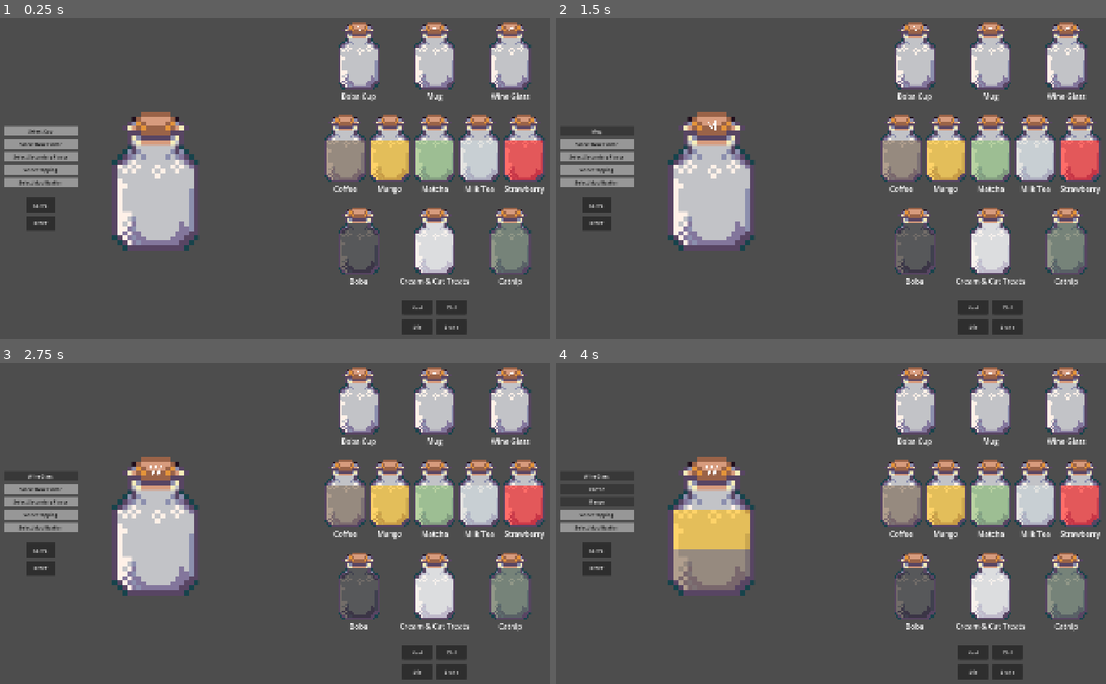
Above: before the commit, frames 1-4 (two rows, left to right).
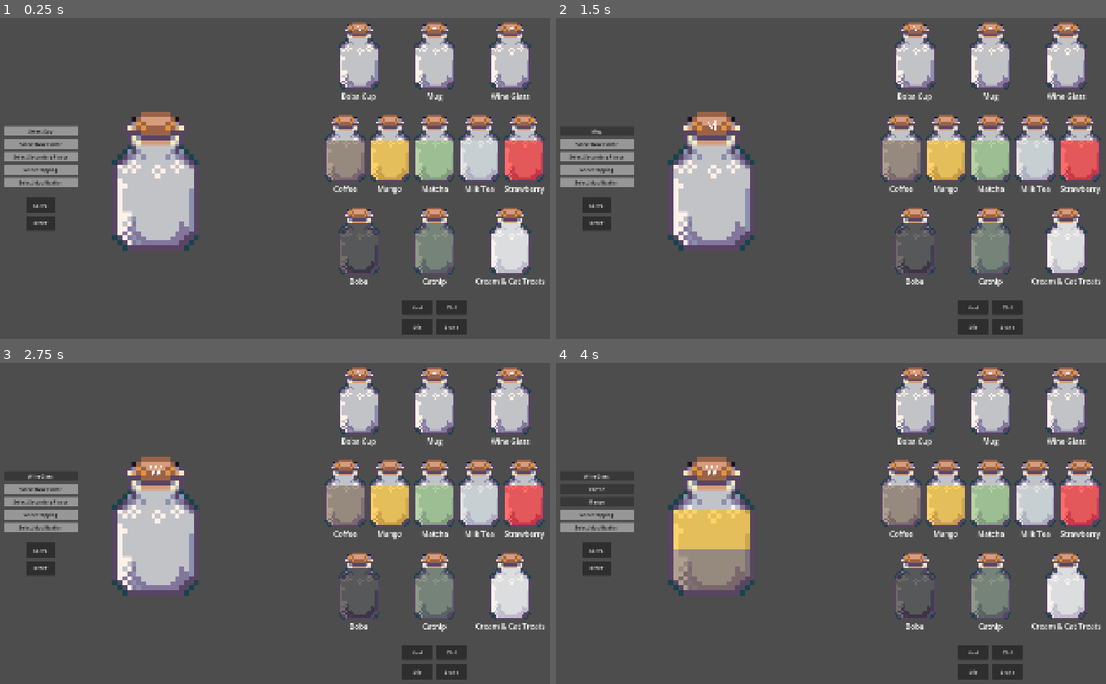
Above: after the commit, the same moments.

Repository: Coffee-and-Team-Spirit/Stray-Signals
Game: Godot game, scene res://drink_mini_game.tscn
Two runs of this game, one before a commit and one after it. Both use one fixed random seed, a clock stepped at 60 frames per second and the inputs below.
Inputs:
- Up to frame 1 (0.25 s): no input
- Up to frame 2 (1.5 s): click "Boba Cup" at 0.5 s; click "Mug" at 1.25 s
- Up to frame 3 (2.75 s): click "Wine Glass" at 2 s
- Up to frame 4 (4 s): click "Coffee" at 2.75 s; click "Mango" at 3.5 s

The runs differ from the first frame. In frame 1, 2.2% of the frame differs, in the area x 72-100%, y 63-84%; in frame 2, 2.2%; in frame 3, 2.2%; in frame 4, 2.2%.

Commit message:
feat: :sparkles: add pour mechanic for flavors

Diff:
--- /dev/null
+++ b/stray-signals/cup_display_drop.gd
@@ -0,0 +1,25 @@
+extends Control
+
+
+func _can_drop_data(position, data):
+	print("CAN DROP FIRED:", data)
+	if data.to_snake_case().begins_with("flavor_"):
+		var drink_mini_game = get_tree().get_root().find_child("DrinkMiniGame", true, false)
+
+		if drink_mini_game:
+			drink_mini_game.is_flavor_hovering = true
+			drink_mini_game.current_hovered_flavor = data.to_snake_case().replace("flavor_", "")
+
+			if drink_mini_game.is_pouring_action && not drink_mini_game.is_pouring_flavor:
+				drink_mini_game.start_pouring(drink_mini_game.current_hovered_flavor)
+			return true
+	return false
+
+
+func _drop_data(position, data):
+	var drink_mini_game = get_tree().get_root().find_child("DrinkMiniGame", true, false)
+	if drink_mini_game:
+		print("Dropped:", data)
+		var flavor_name = data.to_snake_case().replace("flavor_", "")
+		drink_mini_game.is_flavor_hovering = true
+		drink_mini_game.current_hovered_flavor = flavor_name
--- a/stray-signals/drink_mini_game.gd
+++ b/stray-signals/drink_mini_game.gd
@@ -7,6 +7,7 @@
 var chosen_flavors : Array = []
 var chosen_topping : String = ""
 var chosen_modification : String = ""
+var next_index := 0 # track what flavor layer the player is on
 
 # Target drink, filled with a test drink for now
 var target_drink = {
@@ -16,6 +17,19 @@
 	"modification": "shake"
 }
 
+# Drag and pour with action key P
+var is_dragging_flavor : bool = false # track ingredient dragging
+var is_flavor_hovering : bool = false # track flavor hovering above cup
+var current_hovered_flavor : String = "" # track what flavor is hovering
+var is_pouring_flavor : bool = false # game state
+var is_pouring_action : bool = false # action key P
+
+var pour_flavor : String = ""
+var pour_amount : float = 0.0
+var pour_stage : int = 0
+
+const POUR_TIME : float = 0.2
+
 
 func _on_cup_button_pressed(button_path: NodePath):
 	var button = get_node(button_path)
@@ -48,7 +62,6 @@
 	print(chosen_cup)
 
 
-var next_index := 0
 func select_flavor(flavor_name):
 	if chosen_flavors.size() < 2:
 		chosen_flavors.append(flavor_name)
@@ -57,7 +70,7 @@
 		next_index = 1 - next_index
 	update_cup_display()
 	update_drink_components_display()
-	print(chosen_flavors)
+	print("CHOSEN FLAVORS: ", chosen_flavors)
 
 
 func select_topping(topping_name):
@@ -192,15 +205,53 @@
 	chosen_topping = ""
 	chosen_modification = ""
 
-	update_cup_display()
-	update_drink_components_display()
-
-
-# Called when the node enters the scene tree for the first time.
-func _ready() -> void:
-	pass # Replace with function body.
-
-
-# Called every frame. 'delta' is the elapsed time since the previous frame.
-func _process(delta: float) -> void:
-	pass
+	pour_stage = 0
+
+	update_cup_display()
+	update_drink_components_display()
+
+
+func start_pouring(flavor : String):
+	is_pouring_flavor = true
+	pour_flavor = flavor
+	pour_amount = 0.0
+	pour_stage = 0
+	print("Pouring flavor: ", pour_flavor)
+
+
+func _process(delta):
+	is_pouring_action = Input.is_action_pressed("pour_flavor")
+
+	if is_pouring_action && is_flavor_hovering && not is_pouring_flavor:
+			start_pouring(current_hovered_flavor)
+
+	if is_pouring_flavor and is_pouring_action:
+		pour_amount += delta
+
+		var required_pour_time = POUR_TIME if pour_stage == 0 else POUR_TIME * 2
+		if pour_amount >= required_pour_time:
+			finish_pouring()
+
+
+func finish_pouring():
+	if pour_stage == 0:
+		next_index = 0
+		select_flavor(pour_flavor)
+		pour_stage = 1;
+		pour_amount = 0.0
+
+		if not is_pouring_action:
+			is_pouring_flavor = false
+
+		print("BASE FLAVOR: ", pour_flavor)
+	else:
+		next_index = 1
+		select_flavor(pour_flavor)
+		pour_stage = 0;
+		pour_amount = 0.0
+
+		is_pouring_flavor = false
+		is_pouring_action = false
+		print("SECONDARY FLAVOR: ", pour_flavor)
+
+	print("FINISH POURING: ", chosen_flavors)
--- a/stray-signals/drink_mini_game.tscn
+++ b/stray-signals/drink_mini_game.tscn
@@ -5,6 +5,7 @@
 [ext_resource type="Texture2D" uid="uid://cx803hothqib7" path="res://art/cups/empty_cup_mug.png" id="2_1a4ix"]
 [ext_resource type="Texture2D" uid="uid://d3l7spk8fxpi5" path="res://art/cups/empty_cup_wine_glass.png" id="3_4ybsq"]
 [ext_resource type="Texture2D" uid="uid://b0ks6b18uhdsf" path="res://art/ingredients/ingredient_coffee.png" id="4_cgw06"]
+[ext_resource type="Script" uid="uid://o7hmrsu5brlx" path="res://flavor_button_pour.gd" id="5_1ck7w"]
 [ext_resource type="Texture2D" uid="uid://btl5tkmiio1re" path="res://art/ingredients/ingredient_mango.png" id="5_nrfi6"]
 [ext_resource type="Texture2D" uid="uid://dg47jfvwy0ic5" path="res://art/ingredients/ingredient_matcha.png" id="6_dqtyw"]
 [ext_resource type="Texture2D" uid="uid://c35frs4ecjsys" path="res://art/ingredients/ingredient_milk_tea.png" id="7_i647u"]
@@ -14,6 +15,7 @@
 [ext_resource type="Texture2D" uid="uid://cof8hgx2vd0dw" path="res://art/ingredients/ingredient_catnip.png" id="11_3cihv"]
 [ext_resource type="StyleBox" uid="uid://d16gnpc5j64h7" path="res://ui/drink_components_panel.tres" id="13_1ck7w"]
 [ext_resource type="Texture2D" uid="uid://cb2m4871ckl5y" path="res://art/cups/empty_cup.png" id="13_i647u"]
+[ext_resource type="Script" uid="uid://dlut1ikn4tx6h" path="res://cup_display_drop.gd" id="15_okdn2"]
 
 [sub_resource type="StyleBoxEmpty" id="StyleBoxEmpty_vlrg8"]
 content_margin_top = 5.0
@@ -161,6 +163,7 @@
 texture_normal = ExtResource("4_cgw06")
 ignore_texture_size = true
 stretch_mode = 0
+script = ExtResource("5_1ck7w")
 
 [node name="RichTextLabel" type="RichTextLabel" parent="PlayerComponents/FlavorSelector/Coffee/FlavorCoffee" unique_id=1112100249]
 custom_minimum_size = Vector2(20, 20)
@@ -187,6 +190,7 @@
 texture_normal = ExtResource("5_nrfi6")
 ignore_texture_size = true
 stretch_mode = 0
+script = ExtResource("5_1ck7w")
 
 [node name="RichTextLabel" type="RichTextLabel" parent="PlayerComponents/FlavorSelector/Mango/FlavorMango" unique_id=902840133]
 custom_minimum_size = Vector2(20, 20)
@@ -214,6 +218,7 @@
 texture_normal = ExtResource("6_dqtyw")
 ignore_texture_size = true
 stretch_mode = 0
+script = ExtResource("5_1ck7w")
 
 [node name="RichTextLabel" type="RichTextLabel" parent="PlayerComponents/FlavorSelector/Matcha/FlavorMatcha" unique_id=678070690]
 custom_minimum_size = Vector2(20, 20)
@@ -240,6 +245,7 @@
 texture_normal = ExtResource("7_i647u")
 ignore_texture_size = true
 stretch_mode = 0
+script = ExtResource("5_1ck7w")
 
 [node name="RichTextLabel" type="RichTextLabel" parent="PlayerComponents/FlavorSelector/MilkTea/FlavorMilkTea" unique_id=359524067]
 custom_minimum_size = Vector2(20, 20)
@@ -266,6 +272,7 @@
 texture_normal = ExtResource("8_1ck7w")
 ignore_texture_size = true
 stretch_mode = 0
+script = ExtResource("5_1ck7w")
 
 [node name="RichTextLabel" type="RichTextLabel" parent="PlayerComponents/FlavorSelector/Strawberry/FlavorStrawberry" unique_id=133307959]
 custom_minimum_size = Vector2(20, 20)
@@ -313,6 +320,32 @@
 text = "Boba"
 horizontal_alignment = 1
 
+[node name="Catnip" type="VBoxContainer" parent="PlayerComponents/ToppingSelector" unique_id=1658762002]
+layout_mode = 2
+
+[node name="ToppingCatnip" type="TextureButton" parent="PlayerComponents/ToppingSelector/Catnip" unique_id=1805034688]
+custom_minimum_size = Vector2(250, 250)
+layout_mode = 2
+texture_normal = ExtResource("11_3cihv")
+ignore_texture_size = true
+stretch_mode = 0
+
+[node name="RichTextLabel" type="RichTextLabel" parent="PlayerComponents/ToppingSelector/Catnip/ToppingCatnip" unique_id=1403553382]
+custom_minimum_size = Vector2(20, 20)
+layout_mode = 1
+anchors_preset = 12
+anchor_top = 1.0
+anchor_right = 1.0
+anchor_bottom = 1.0
+offset_top = -7.0
+offset_bottom = 36.0
+grow_horizontal = 2
+grow_vertical = 0
+theme_override_font_sizes/normal_font_size = 25
+theme_override_styles/normal = SubResource("StyleBoxEmpty_0yecb")
+text = "Catnip"
+horizontal_alignment = 1
+
 [node name="CreamAndCatTreats" type="VBoxContainer" parent="PlayerComponents/ToppingSelector" unique_id=1189657040]
 layout_mode = 2
 
@@ -338,32 +371,6 @@
 theme_override_font_sizes/normal_font_size = 25
 theme_override_styles/normal = SubResource("StyleBoxEmpty_a01rs")
 text = "Cream & Cat Treats"
-horizontal_alignment = 1
-
-[node name="Catnip" type="VBoxContainer" parent="PlayerComponents/ToppingSelector" unique_id=1658762002]
-layout_mode = 2
-
-[node name="ToppingCatnip" type="TextureButton" parent="PlayerComponents/ToppingSelector/Catnip" unique_id=1805034688]
-custom_minimum_size = Vector2(250, 250)
-layout_mode = 2
-texture_normal = ExtResource("11_3cihv")
-ignore_texture_size = true
-stretch_mode = 0
-
-[node name="RichTextLabel" type="RichTextLabel" parent="PlayerComponents/ToppingSelector/Catnip/ToppingCatnip" unique_id=1403553382]
-custom_minimum_size = Vector2(20, 20)
-layout_mode = 1
-anchors_preset = 12
-anchor_top = 1.0
-anchor_right = 1.0
-anchor_bottom = 1.0
-offset_top = -7.0
-offset_bottom = 36.0
-grow_horizontal = 2
-grow_vertical = 0
-theme_override_font_sizes/normal_font_size = 25
-theme_override_styles/normal = SubResource("StyleBoxEmpty_0yecb")
-text = "Catnip"
 horizontal_alignment = 1
 
 [node name="ModificationSelector" type="HBoxContainer" parent="PlayerComponents" unique_id=1570383195]
@@ -562,6 +569,8 @@
 custom_minimum_size = Vector2(512, 512)
 layout_mode = 2
 size_flags_horizontal = 0
+mouse_filter = 1
+script = ExtResource("15_okdn2")
 
 [node name="CupBase" type="TextureRect" parent="DrinkInformation/CupDisplay" unique_id=119191514]
 custom_minimum_size = Vector2(400, 400)
@@ -573,12 +582,14 @@
 offset_bottom = 64.0
 grow_horizontal = 2
 grow_vertical = 2
+mouse_filter = 2
 texture = ExtResource("13_i647u")
 expand_mode = 1
 stretch_mode = 5
 
 [node name="ToppingLayer" type="TextureRect" parent="DrinkInformation/CupDisplay" unique_id=16210692]
 layout_mode = 1
+mouse_filter = 2
 stretch_mode = 5
 
 [node name="SecondaryFlavorLayer" type="TextureRect" parent="DrinkInformation/CupDisplay" unique_id=1781846496]
@@ -588,6 +599,7 @@
 anchor_bottom = 1.0
 grow_horizontal = 2
 grow_vertical = 2
+mouse_filter = 2
 expand_mode = 1
 stretch_mode = 5
 
@@ -598,6 +610,7 @@
 anchor_bottom = 1.0
 grow_horizontal = 2
 grow_vertical = 2
+mouse_filter = 2
 expand_mode = 1
 stretch_mode = 5
 
--- /dev/null
+++ b/stray-signals/flavor_button_pour.gd
@@ -0,0 +1,32 @@
+extends TextureButton
+
+
+func _get_drag_data(position):
+	var flavor_preview = TextureRect.new()
+	flavor_preview.texture = texture_normal
+	flavor_preview.expand = true
+	flavor_preview.custom_minimum_size = Vector2(128, 128)  # force visible size
+	flavor_preview.modulate = Color(1, 1, 1, 1)  # force full opacity
+	flavor_preview.stretch_mode = TextureRect.STRETCH_KEEP_ASPECT_CENTERED
+	flavor_preview.mouse_filter = Control.MOUSE_FILTER_IGNORE
+	flavor_preview.position = Vector2(32, 32)
+
+	set_drag_preview(flavor_preview)
+	print("Dragging:", name)
+	return name
+
+
+func _notification(what):
+	if what == NOTIFICATION_DRAG_BEGIN:
+		var drink_mini_game = get_tree().get_root().find_child("DrinkMiniGame", true, false)
+		if drink_mini_game:
+			print("Found game:", drink_mini_game)
+			drink_mini_game.is_flavor_hovering = false
+			drink_mini_game.current_hovered_flavor = ""
+
+	elif what == NOTIFICATION_DRAG_END:
+		var drink_mini_game = get_tree().get_root().find_child("DrinkMiniGame", true, false)
+		if drink_mini_game:
+			print("Found game:", drink_mini_game)
+			drink_mini_game.is_flavor_hovering = false
+			drink_mini_game.current_hovered_flavor = ""
--- a/stray-signals/project.godot
+++ b/stray-signals/project.godot
@@ -22,6 +22,14 @@
 window/size/mode=3
 window/stretch/mode="canvas_items"
 
+[input]
+
+pour_flavor={
+"deadzone": 0.2,
+"events": [Object(InputEventKey,"resource_local_to_scene":false,"resource_name":"","device":-1,"window_id":0,"alt_pressed":false,"shift_pressed":false,"ctrl_pressed":false,"meta_pressed":false,"pressed":false,"keycode":0,"physical_keycode":80,"key_label":0,"unicode":112,"location":0,"echo":false,"script":null)
+]
+}
+
 [physics]
 
 3d/physics_engine="Jolt Physics"
Not shown, added: stray-signals/cup_display_drop.gd.uid
Not shown: 1 places in stray-signals/drink_mini_game.tscn that only renumber resources
Not shown, added: stray-signals/flavor_button_pour.gd.uid
